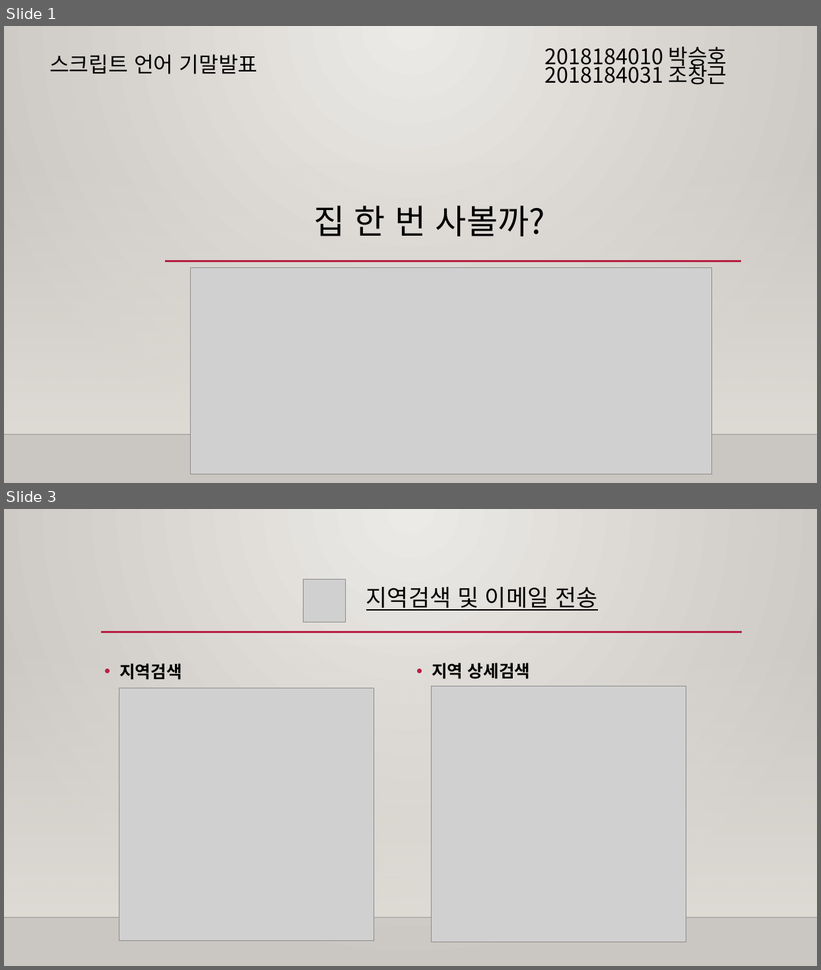
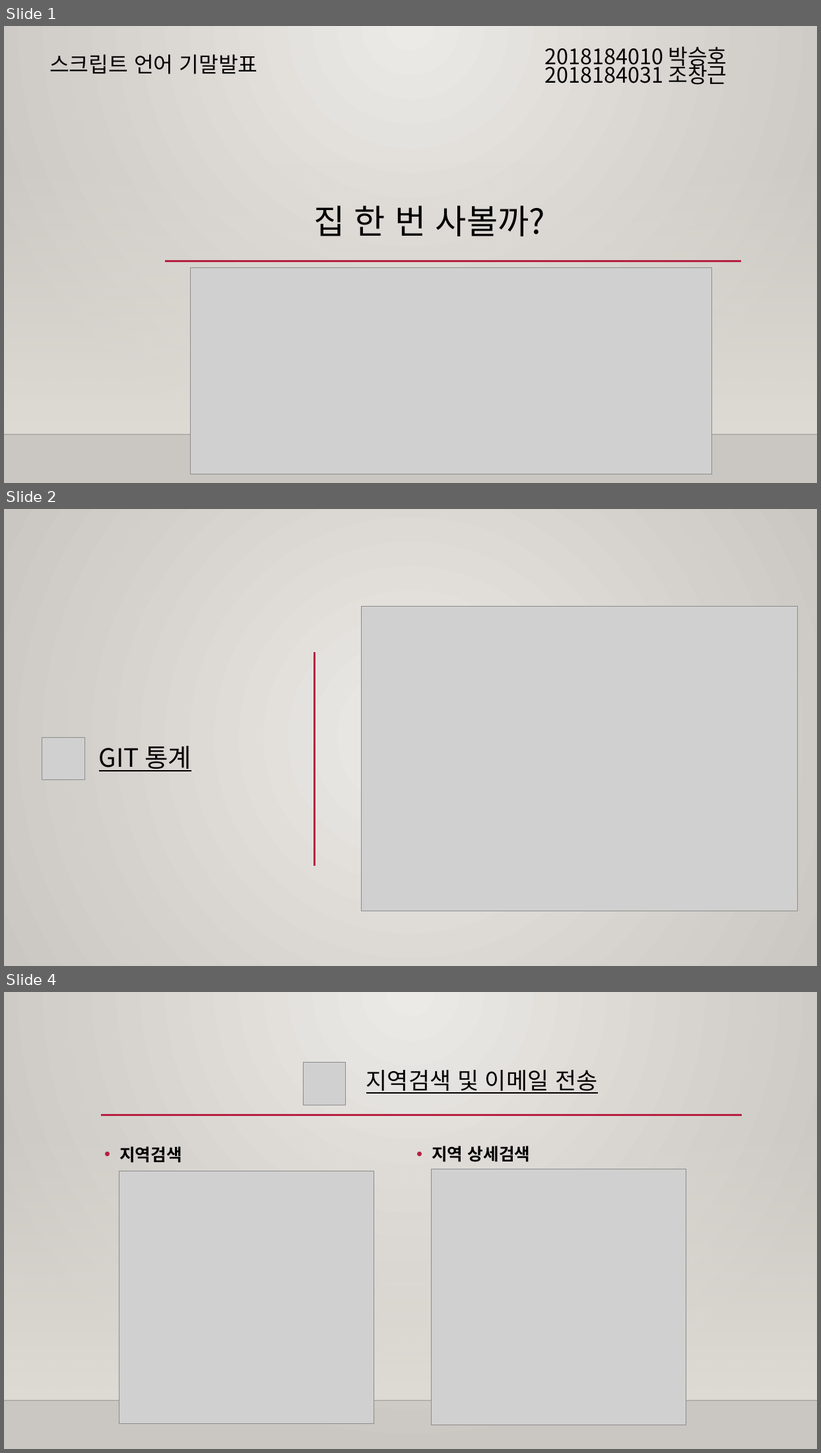
Before and after one commit to changgeunjoe/scriptLang, a slide deck: 프로젝트 발표자료/스크립트 언어 기말 발표.pptx. Shown one above the other, each under a label of ours: slides 1 and 3 before the commit, slides 1, 2 and 4 after it; the slides between them are not shown. The pictures are 821x970 and 821x1453 pixels, drawn with LibreOffice and Linux fonts; fonts in the diff are those of the drawing; grey boxes stand for pictures; background and template pictures are left out. Boxes give left, top, right and bottom in pixels: in the first picture for what was removed or moved away, otherwise in the second. Text is boxed around its words. In the diff, an @@ line names an element or a change of style, - is before the commit and + after.

```diff
--- a/프로젝트 발표자료/스크립트 언어 기말 발표.pptx
+++ b/프로젝트 발표자료/스크립트 언어 기말 발표.pptx
@@ slide 2 added at [4, 509, 817, 966], background gradient #ECEAE7 to #CAC7C1; not listed: 3 template elements that a slide beside it also shows @@
@@ rectangle added at [4, 509, 817, 966], fill gradient #ECEAE7 to #CAC7C1 @@
@@ picture added at [362, 607, 797, 912] @@
@@ line added from (314, 652) to (314, 866), #B71E42 2.5 pt @@
@@ picture added at [42, 738, 85, 780] @@
@@ title added at [99, 746, 191, 772], 30 pt, text #000000, underline @@
+GIT 통계
@@ what was slide 3 is now slide 4 @@
```
Also in this commit, not shown: 3 slides changed, 4 other slides added, 1 slide removed, 2 other files.
